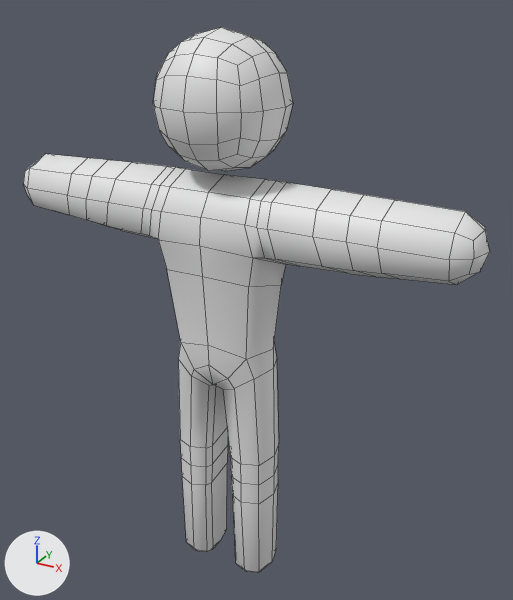
Before and after pictures for a commit that changed the Blender file Assets/Game/Models/Stickman.blend.
Before and after are seen from a camera (50 mm lens) standing at (1.073, -1.756, 1.907) and looking at (0.064, 0.079, 0.989). Lighting does not change. The marker at lower left points along +X, +Y and +Z. Mesh edges are drawn as thin lines. Materials are left out; every surface is plain grey.
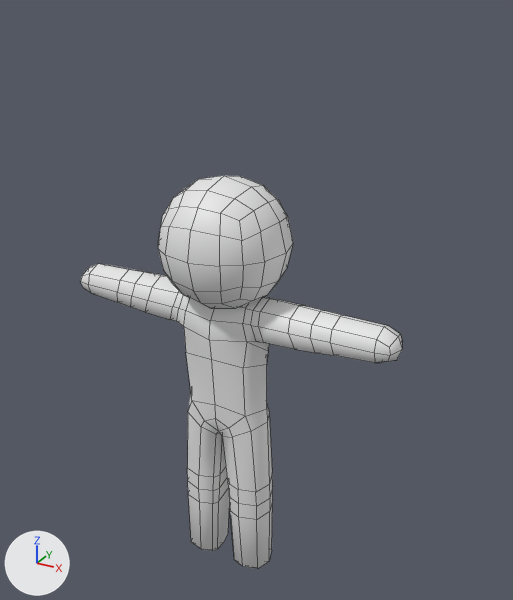
Location of each change, (x1, y1, x2, y2) in pixels of the pictures (513 x 600 px; the box of a moved part takes in the faces that stretch with it):
'Plane.003', reshaped (31% narrower, 28% shorter): before (23, 27, 490, 573); after (81, 176, 402, 569)
part 1 of me_plane_009, moved or reshaped: before (153, 27, 293, 171); after (158, 176, 293, 308)
part 2 of me_plane_009, moved or reshaped: before (23, 154, 490, 573); after (81, 264, 402, 569)

Edits to the bpy script that builds the scene:
```text
Change me_plane_009:
    used by ob_plane_003; location = (0.0, 0.0, 0.0)
    remove me_plane_009.from_pydata(...)  # 360 vertices, 352 faces; spans x -0.77..0.77, y -0.2..0.2, z -0.01..1.81
    add me_plane_009.from_pydata(...)  # 360 vertices, 352 faces; spans x -0.58..0.58, y -0.21..0.21, z 0.0..1.4
    me_plane_009 part 1: the loose piece of 98 vertices spanning x -0.2..0.2, y -0.2..0.2, z 1.42..1.81 is scaled about its middle by 1.05, then moved by (0.0, 0.0, -0.41)
    me_plane_009 part 2: 262 of 360 vertices moved; they spanned x -0.77..0.77, y -0.14..0.14, z -0.01..1.41 and now span x -0.58..0.58, y -0.11..0.11, z 0.0..1.04; mean shift (0.0, 0.0, -0.22); largest move (-0.7, 0.0, 1.4) -> (-0.52, 0.0, 1.03)
```
